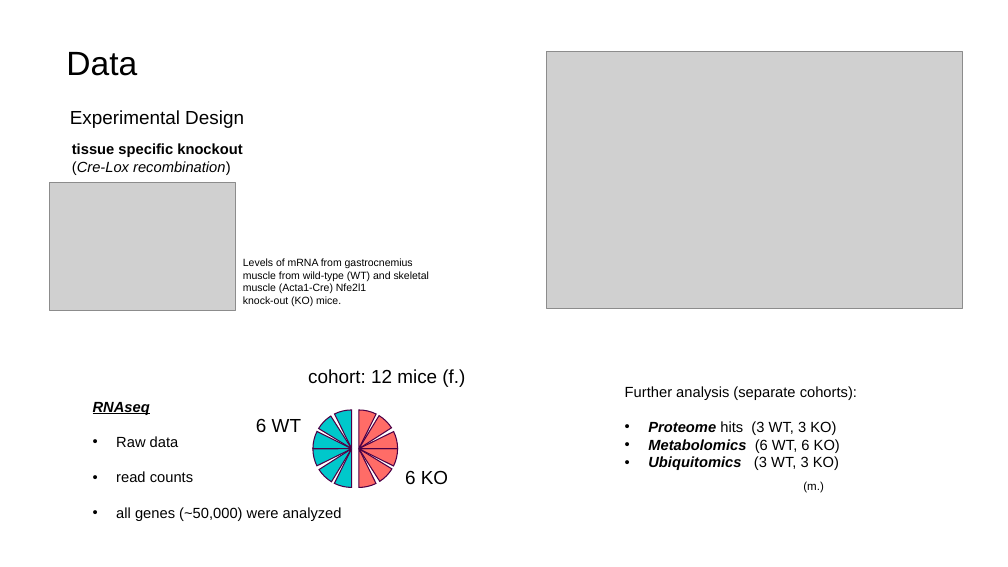
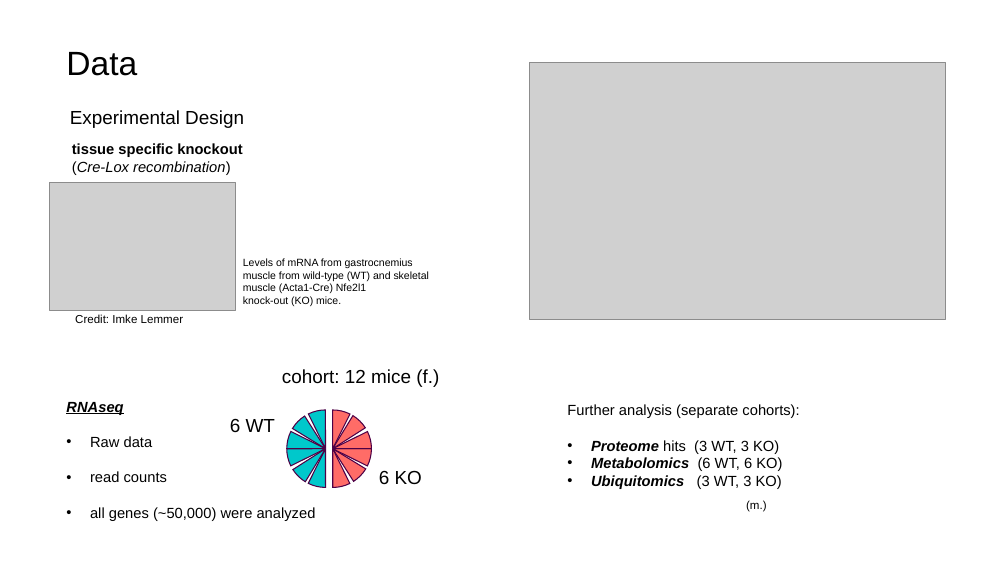
Before and after one commit to nkdst/proteofit, a slide deck: slide 4 of documents/221103_bachelor_outline.pptx. Drawn at 1008x567 pixels with LibreOffice and Linux fonts; fonts in the diff are those of the drawing; grey boxes stand for pictures; background and template pictures are left out. Boxes give left, top, right and bottom in pixels: in the first picture for what was removed or moved away, otherwise in the second. Text is boxed around its words. In the diff, an @@ line names an element or a change of style, - is before the commit and + after.

```diff
--- a/documents/221103_bachelor_outline.pptx
+++ b/documents/221103_bachelor_outline.pptx
@@ picture: place and size @@
-picture at (547, 51, 963, 309)
+picture at (529, 62, 946, 319)
@@ text added at (75, 314, 183, 323), 11 pt, text #000000 @@
+Credit: Imke Lemmer
@@ 12 pie slice (boxed as its full ellipse)s, 4 texts: place and size @@
-12 pie slice (boxed as its full ellipse)s, 4 texts at (93, 369, 465, 521)
+12 pie slice (boxed as its full ellipse)s, 4 texts at (66, 369, 439, 521)
@@ text "Further analysis (separate cohorts):": place and size @@
-text "Further analysis (separate cohorts):" at (625, 386, 857, 470)
+text "Further analysis (separate cohorts):" at (567, 404, 799, 489)
@@ text "(m.)": place and size @@
-text "(m.)" at (803, 481, 824, 493)
+text "(m.)" at (746, 500, 767, 512)
```
Also in this commit, not shown: 3 other slides changed, 1 other file.
